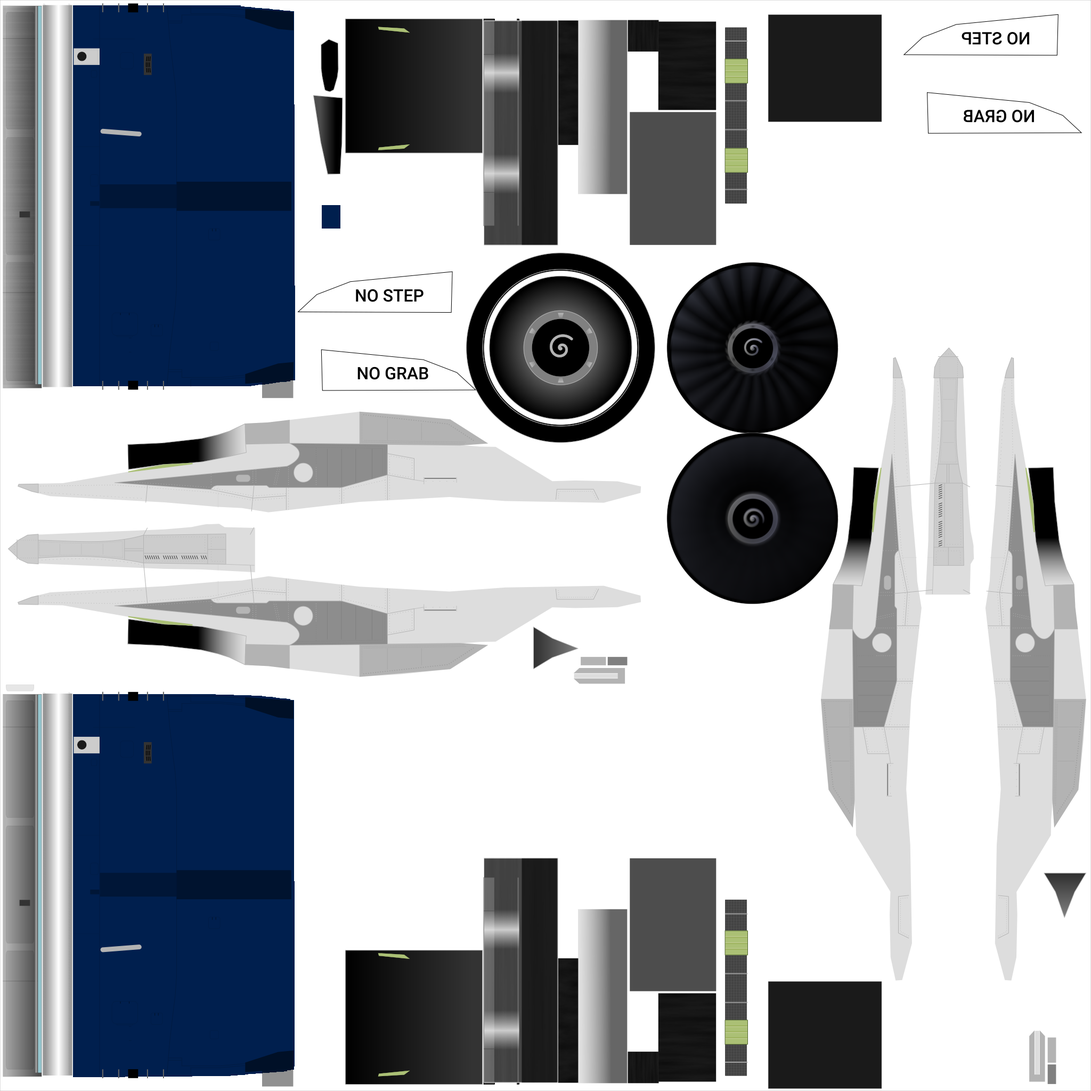
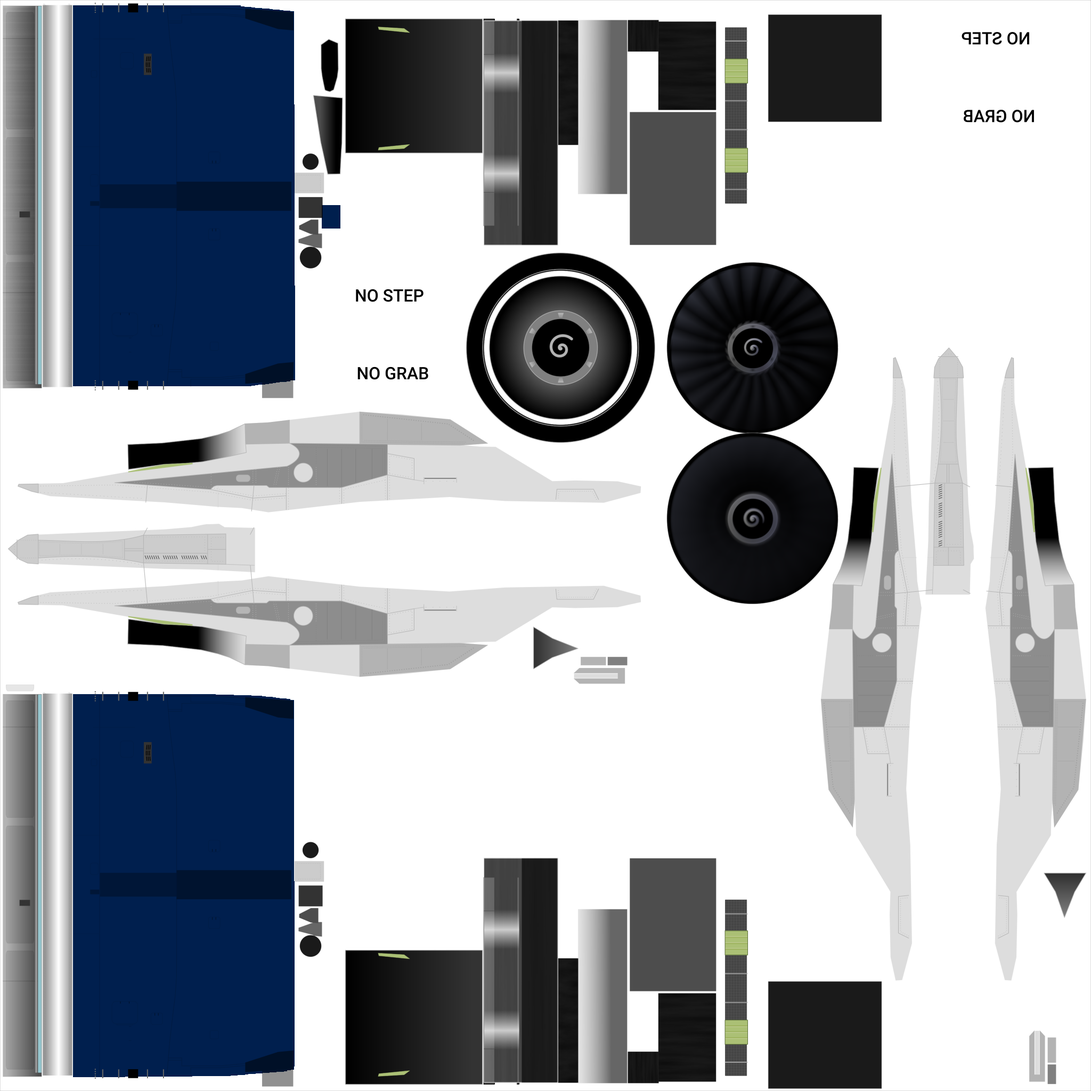
Before/after of a 1091 × 1091 layered artwork. What changed in the layer stack:
painted on "Other" over [73, 2, 165, 1080]
painted on "Engine Elements" over [2, 3, 1087, 1090]
